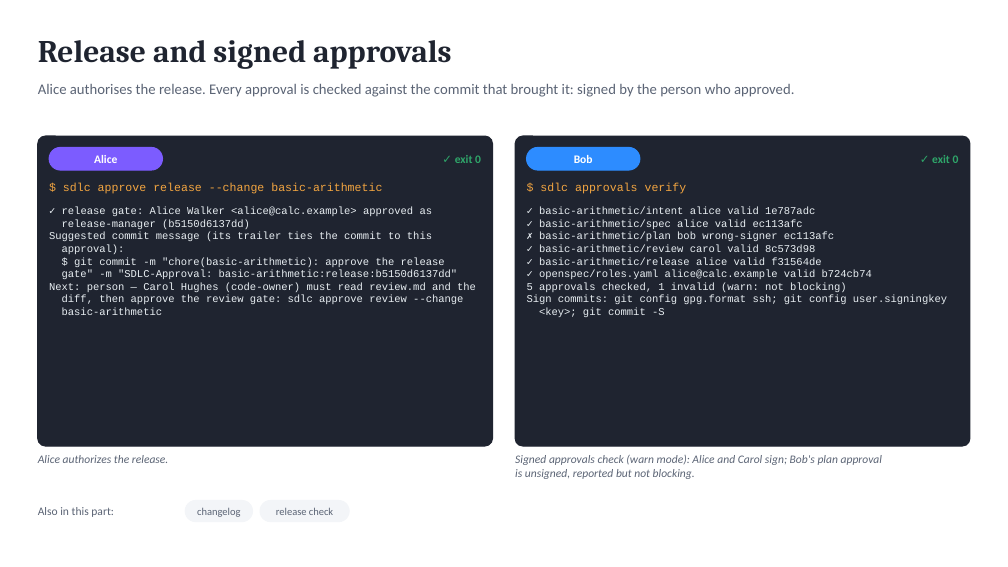
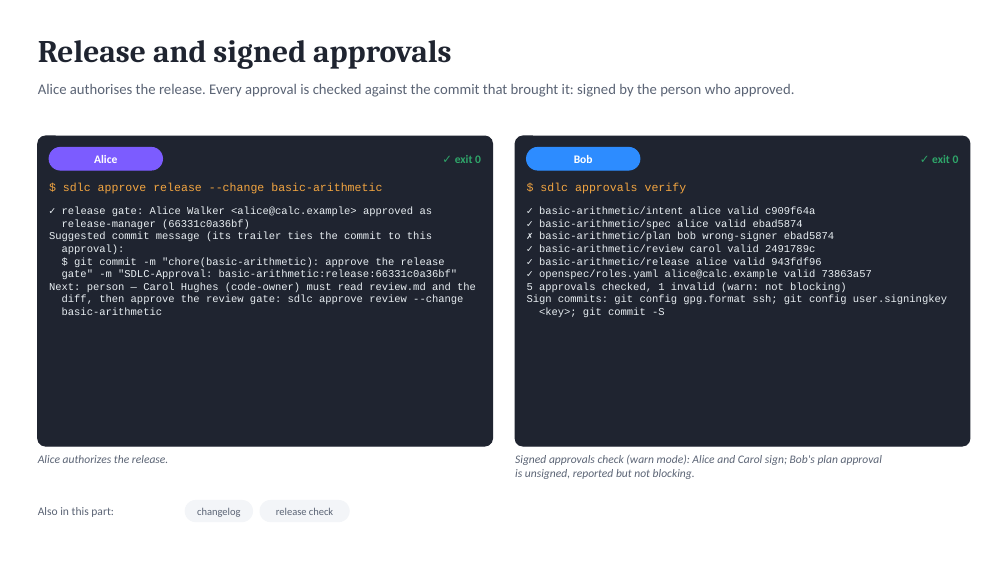
Before and after one commit to marin-ai-tech/sdlc, a slide deck: slide 13 of docs/demo/sdlc-calculator-demo.en.pptx. Drawn at 1008x567 pixels with LibreOffice and Linux fonts; fonts in the diff are those of the drawing. Boxes give left, top, right and bottom in pixels: in the first picture for what was removed or moved away, otherwise in the second. Text is boxed around its words. In the diff, an @@ line names an element or a change of style, - is before the commit and + after.

```diff
--- a/docs/demo/sdlc-calculator-demo.en.pptx
+++ b/docs/demo/sdlc-calculator-demo.en.pptx
@@ text at bbox=[539, 207, 872, 279]: text changed @@
-✓ basic-arithmetic/intent alice valid 1e787adc
-✓ basic-arithmetic/spec alice valid ec113afc
-✗ basic-arithmetic/plan bob wrong-signer ec113afc
-✓ basic-arithmetic/review carol valid 8c573d98
-✓ basic-arithmetic/release alice valid f31564de
-✓ openspec/roles.yaml alice@calc.example valid b724cb74
+✓ basic-arithmetic/intent alice valid c909f64a
+✓ basic-arithmetic/spec alice valid ebad5874
+✗ basic-arithmetic/plan bob wrong-signer ebad5874
+✓ basic-arithmetic/review carol valid 2491789c
+✓ basic-arithmetic/release alice valid 943fdf96
+✓ openspec/roles.yaml alice@calc.example valid 73863a57
@@ text at bbox=[62, 220, 250, 229]: text changed @@
-release-manager (b5150d6137dd)
+release-manager (66331c0a36bf)
@@ text at bbox=[62, 270, 458, 279]: text changed @@
-gate" -m "SDLC-Approval: basic-arithmetic:release:b5150d6137dd"
+gate" -m "SDLC-Approval: basic-arithmetic:release:66331c0a36bf"
```
Also in this commit, not shown: 5 other slides changed, 35 other files.
